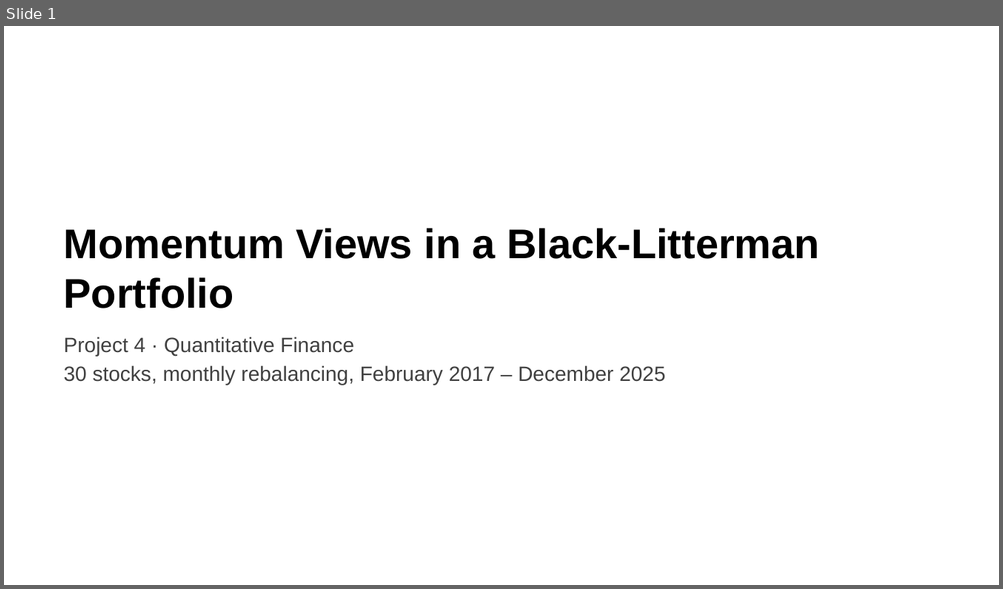
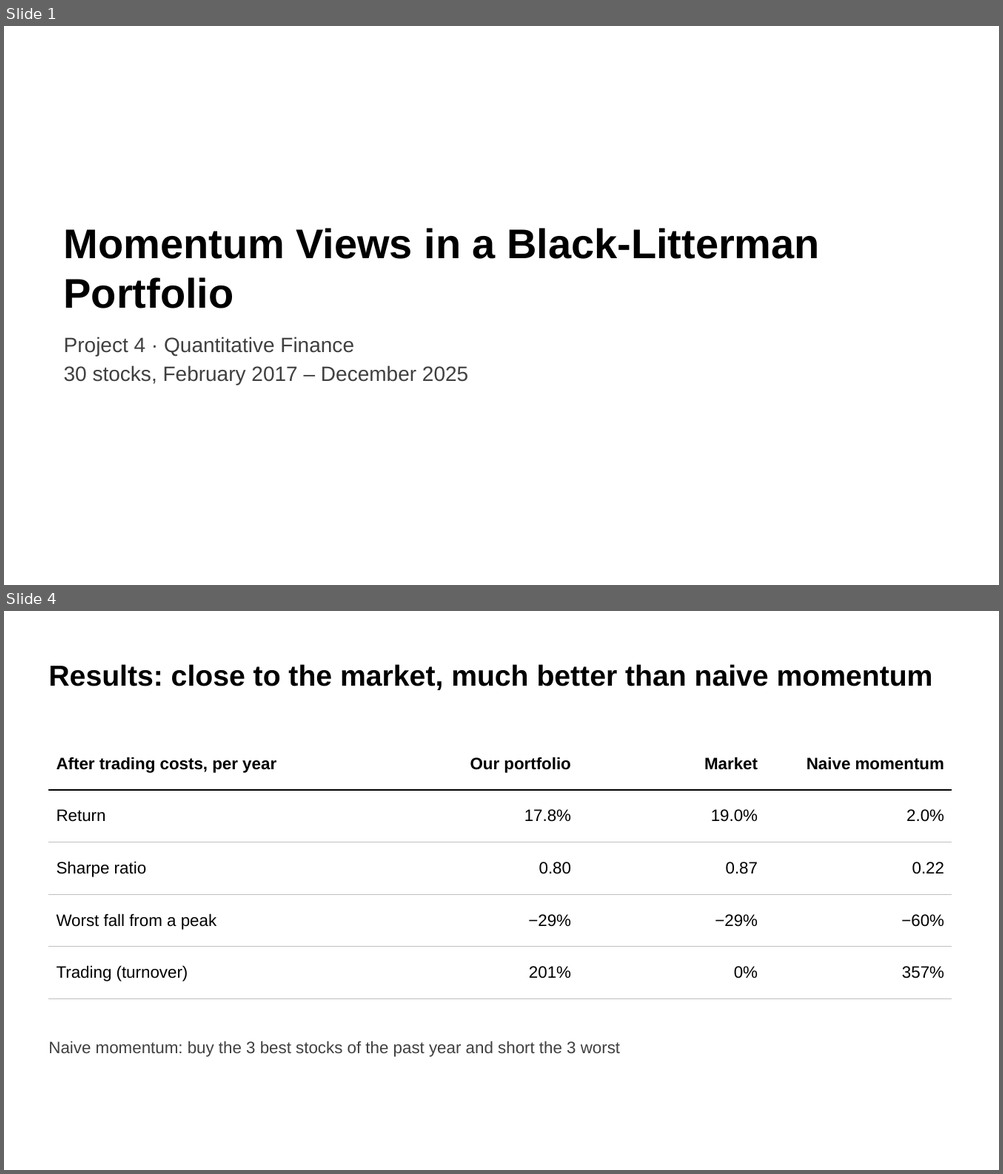
Before and after one commit to mateopreve-dev/quant-finance-project, a slide deck: slides/Project4_MomentumBL.pptx. Shown one above the other, each under a label of ours: slide 1 before the commit, slides 1 and 4 after it; the slides between them are not shown. The pictures are 1003x589 and 1003x1174 pixels, drawn with LibreOffice and Linux fonts; fonts in the diff are those of the drawing. Boxes give left, top, right and bottom in pixels: in the first picture for what was removed or moved away, otherwise in the second. Text is boxed around its words. In the diff, an @@ line names an element or a change of style, - is before the commit and + after.

```diff
--- a/slides/Project4_MomentumBL.pptx
+++ b/slides/Project4_MomentumBL.pptx
@@ slide 4 added at (4,611,999,1170), background #FFFFFF @@
@@ title added at (48,664,933,690), 28 pt, text #000000, bold @@
+Results: close to the market, much better than naive momentum
@@ table added at (48,738,951,985), 5 rows, 4 columns @@
+After trading costs, per year | Our portfolio | Market | Naive momentum
+Return | 17.8% | 19.0% | 2.0%
+Sharpe ratio | 0.80 | 0.87 | 0.22
+Worst fall from a peak | −29% | −29% | −60%
+Trading (turnover) | 201% | 0% | 357%
@@ text added at (48,1041,620,1057), 16 pt, text #404040 @@
+Naive momentum: buy the 3 best stocks of the past year and short the 3 worst
@@ slide 1 changed as well @@
@@ text at (64,366,468,385): text changed @@
-30 stocks, monthly rebalancing, February 2017 – December 2025
+30 stocks, February 2017 – December 2025
```
Also in this commit, not shown: 4 other slides changed, 2 other slides added, 5 slides removed.
